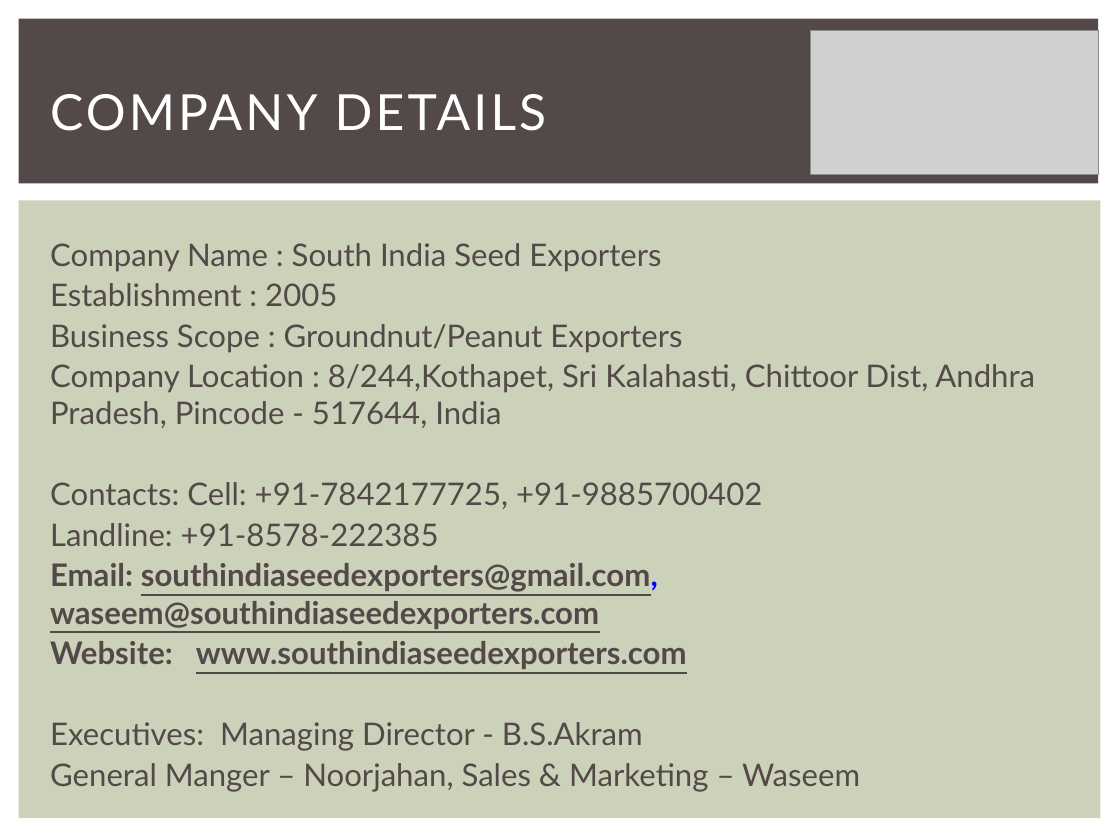
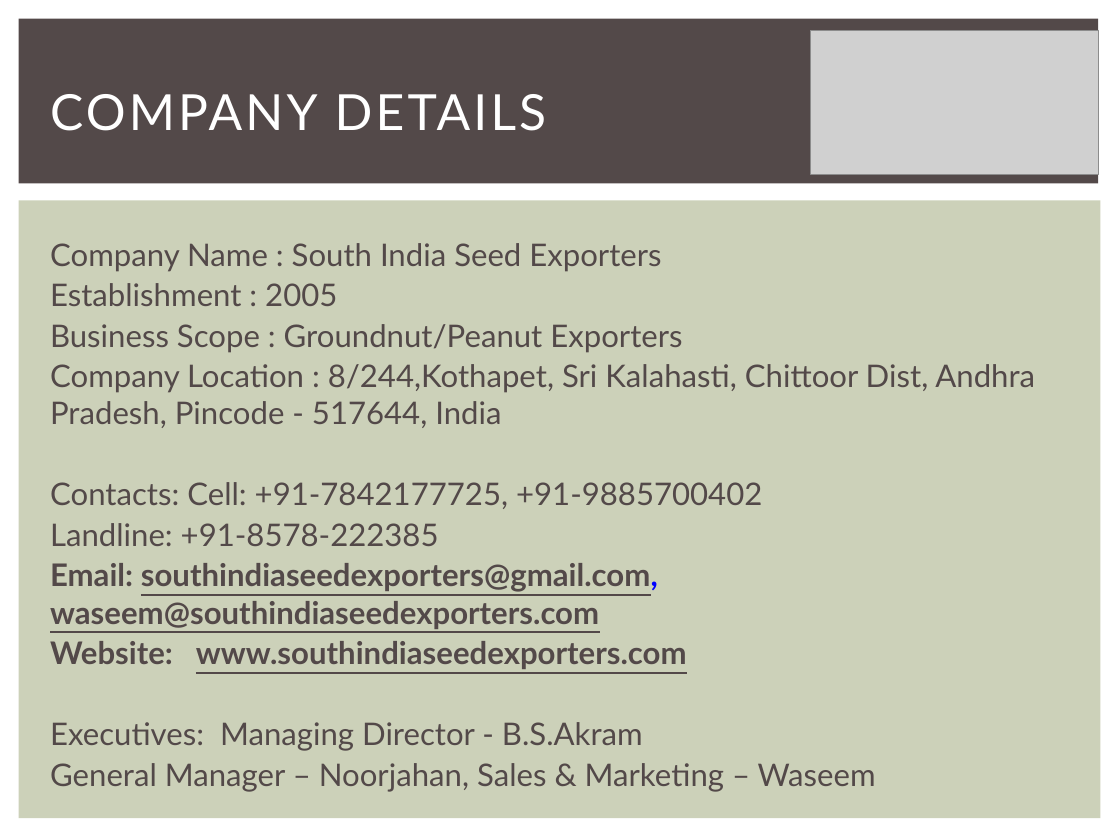
Before and after one commit to k40L1n/SISE, a slide deck: slide 2 of SouthIndiaSeedExportersPPT-Colour (2).pptx. Drawn at 1120x840 pixels with LibreOffice and Linux fonts; fonts in the diff are those of the drawing; grey boxes stand for pictures. Boxes give left, top, right and bottom in pixels: in the first picture for what was removed or moved away, otherwise in the second. Text is boxed around its words. In the diff, an @@ line names an element or a change of style, - is before the commit and + after.

```diff
--- a/SouthIndiaSeedExportersPPT-Colour (2).pptx
+++ b/SouthIndiaSeedExportersPPT-Colour (2).pptx
@@ text at [50,763,876,791]: text changed @@
-General Manger – Noorjahan, Sales & Marketing – Waseem
+General Manager – Noorjahan, Sales & Marketing – Waseem
```
Also in this commit, not shown: 4 other files.
